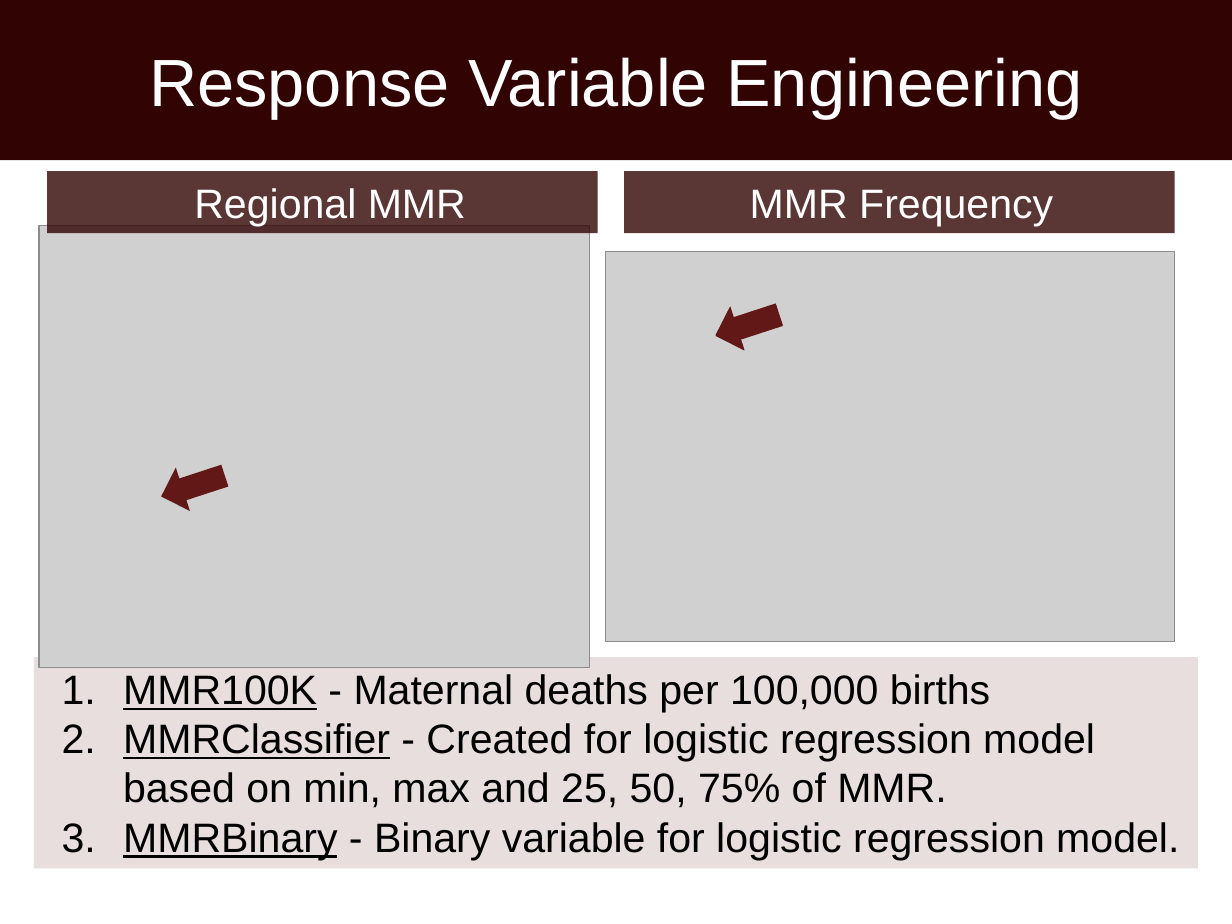
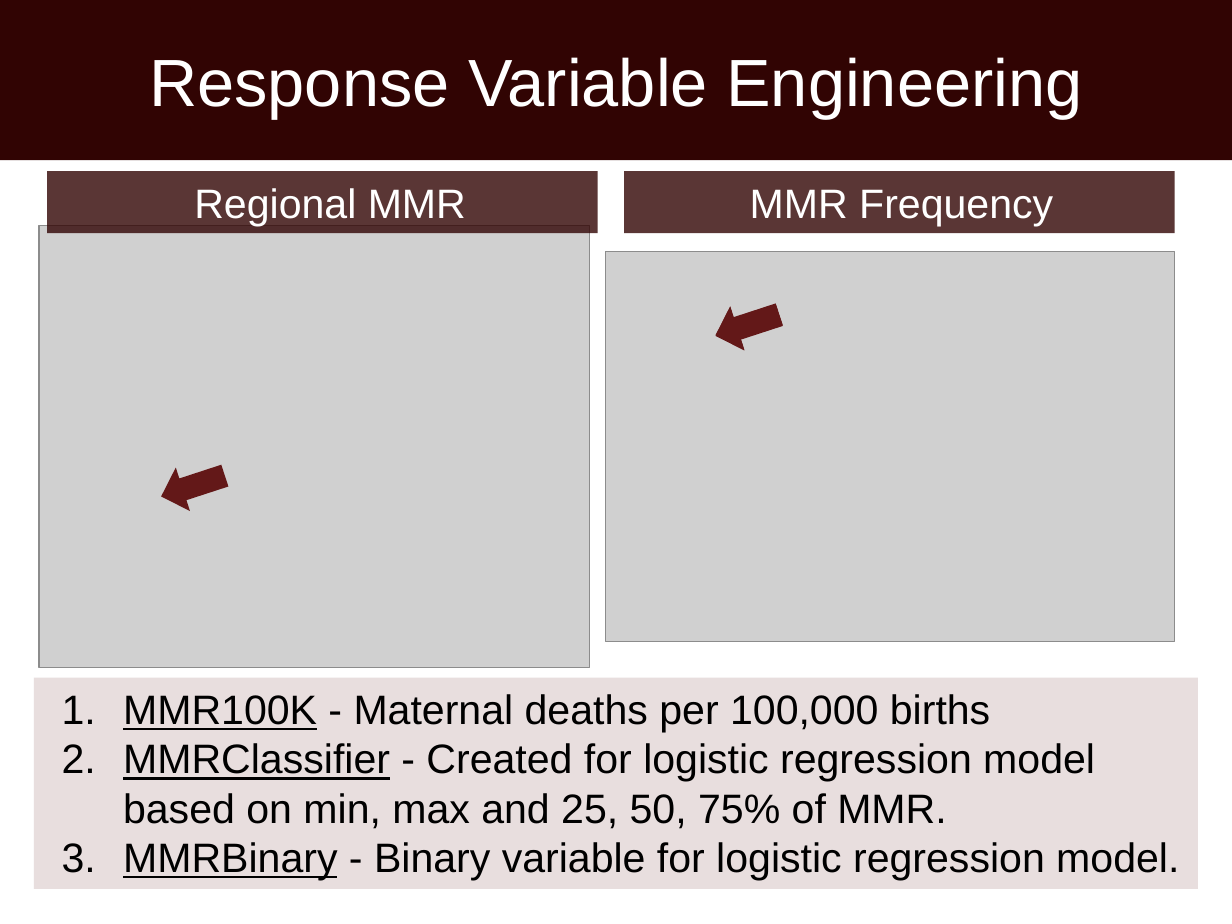
Before and after one commit to minire/GADataScience, a slide deck: slide 5 of project/Final Presentation 112916.pptx. Drawn at 1232x924 pixels with LibreOffice and Linux fonts; fonts in the diff are those of the drawing; grey boxes stand for pictures. Boxes give left, top, right and bottom in pixels: in the first picture for what was removed or moved away, otherwise in the second. Text is boxed around its words. In the diff, an @@ line names an element or a change of style, - is before the commit and + after.

```diff
--- a/project/Final Presentation 112916.pptx
+++ b/project/Final Presentation 112916.pptx
@@ rectangle "MMR100K - Maternal deaths per ...": place and size @@
-rectangle "MMR100K - Maternal deaths per ..." at (34, 657, 1199, 869)
+rectangle "MMR100K - Maternal deaths per ..." at (34, 678, 1199, 890)
```
Also in this commit, not shown: 5 other slides changed, 2 other files.
